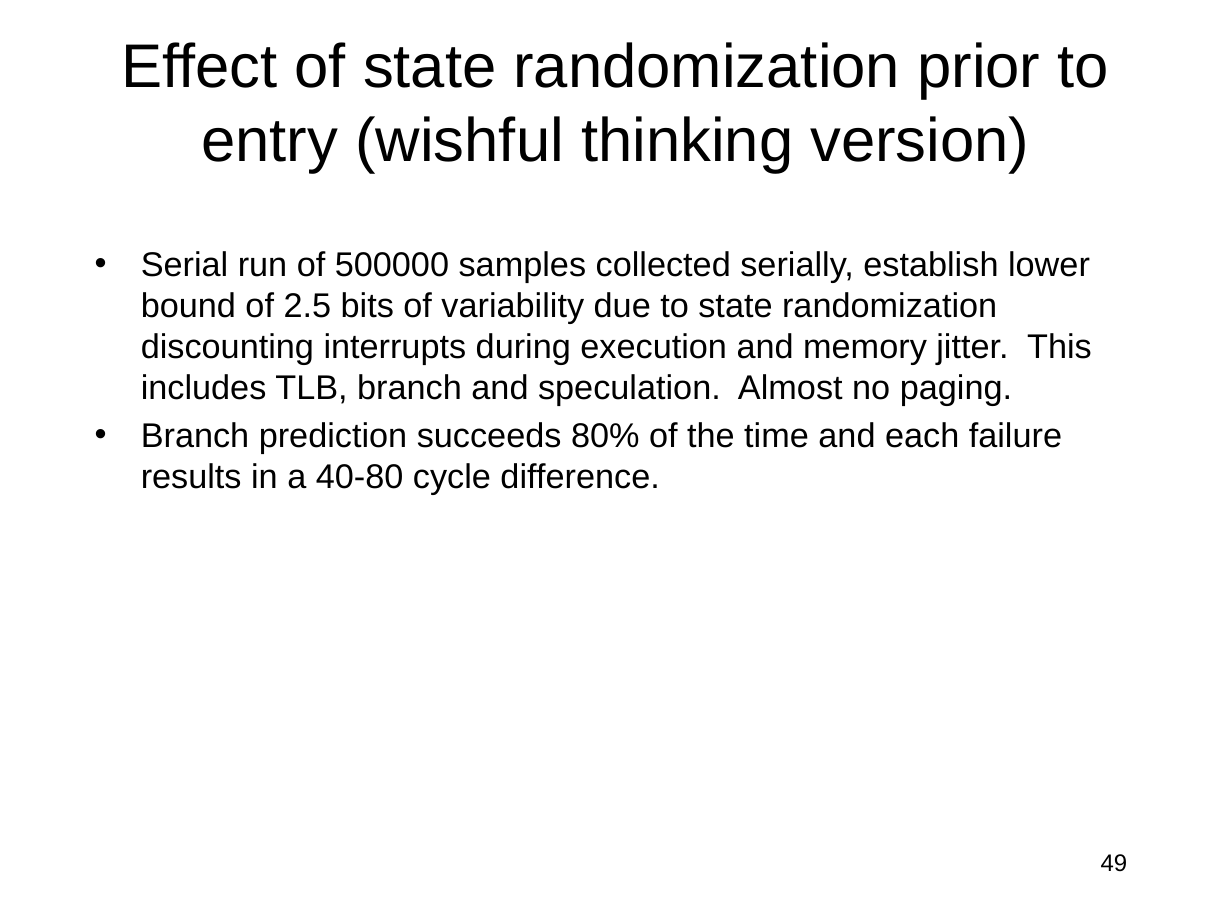
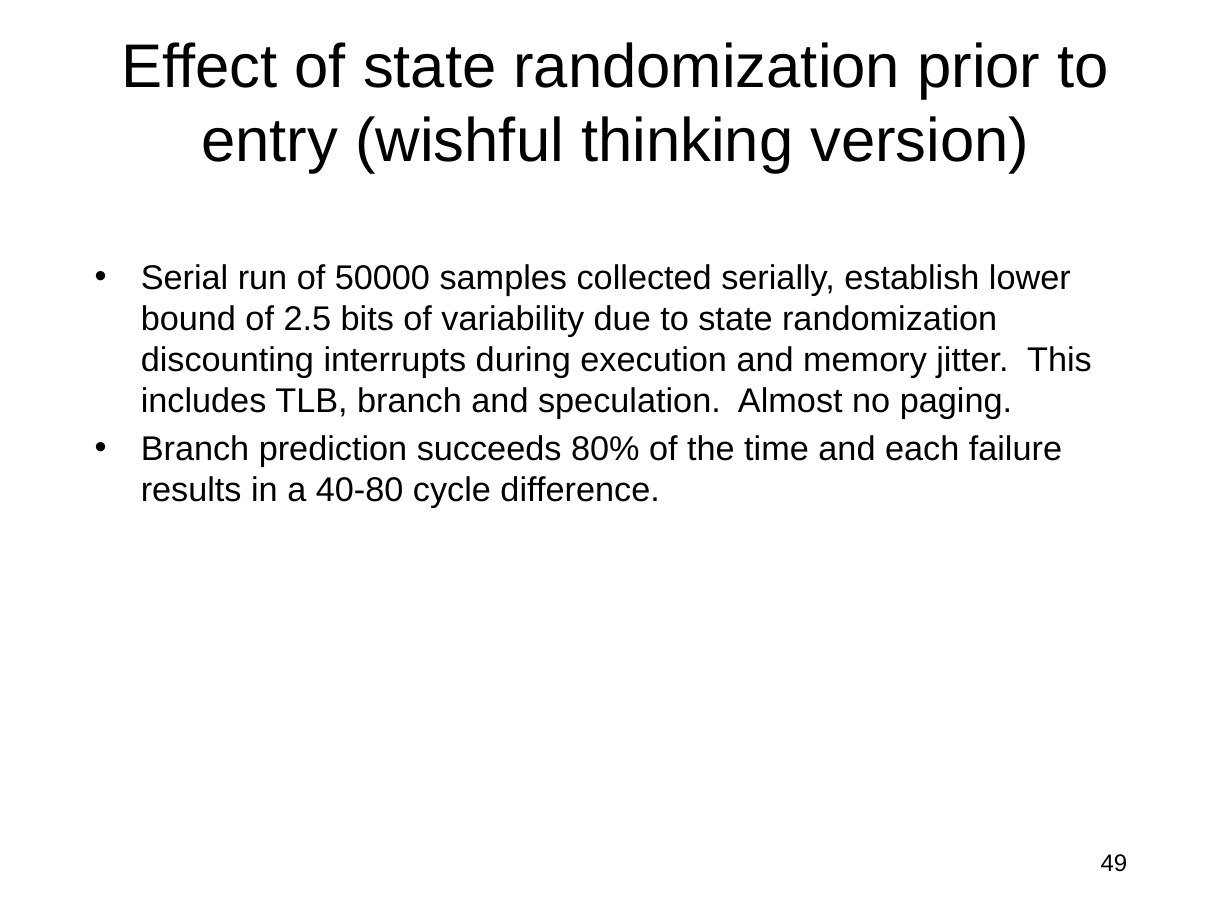
Before and after one commit to jlmucb/class_notes, a slide deck: slide 49 of BerkeleyClass/CS290Spring2013/Lectures/entropy_talk.pptx. Drawn at 1232x924 pixels with LibreOffice and Linux fonts; fonts in the diff are those of the drawing. Boxes give left, top, right and bottom in pixels: in the first picture for what was removed or moved away, otherwise in the second. Text is boxed around its words. In the diff, an @@ line names an element or a change of style, - is before the commit and + after.

```diff
--- a/BerkeleyClass/CS290Spring2013/Lectures/entropy_talk.pptx
+++ b/BerkeleyClass/CS290Spring2013/Lectures/entropy_talk.pptx
@@ text "Serial run of 50000 samples ...": place and size @@
-text "Serial run of 50000 samples ..." at box(141, 251, 1092, 495)
+text "Serial run of 50000 samples ..." at box(141, 264, 1092, 508)
@@ text at box(141, 264, 1092, 419): text changed @@
-• Serial run of 500000 samples collected serially, establish lower bound of 2.5 bits of variability due to state randomization discounting interrupts during execution and memory jitter. This includes TLB, branch and speculation. Almost no paging.
+• Serial run of 50000 samples collected serially, establish lower bound of 2.5 bits of variability due to state randomization discounting interrupts during execution and memory jitter. This includes TLB, branch and speculation. Almost no paging.
```
Also in this commit, not shown: 3 other slides changed, 1 other file.
